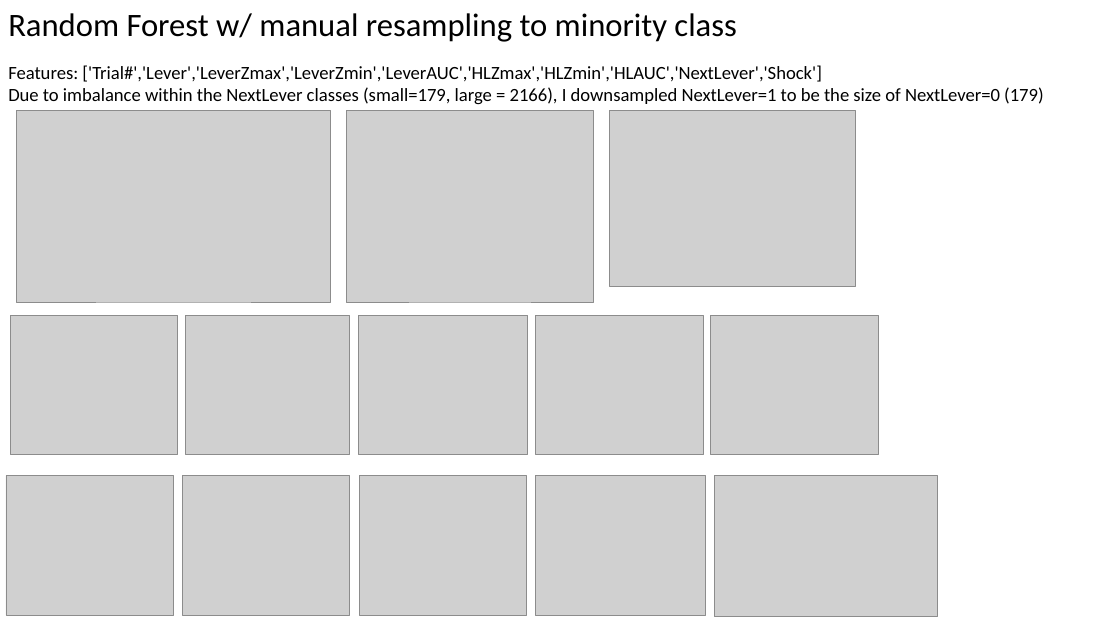
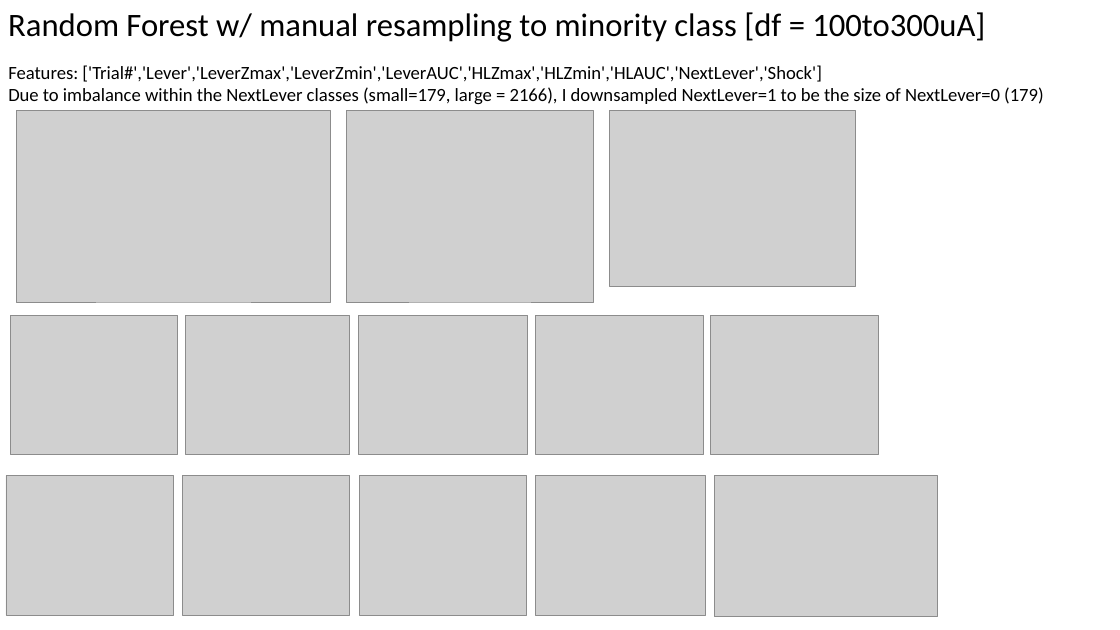
Before and after one commit to wonnpyon/ML-For-Beginners, a slide deck: slide 6 of PhotometryML.pptx (slide 4 before the commit). Drawn at 1120x630 pixels with LibreOffice and Linux fonts; fonts in the diff are those of the drawing; grey boxes stand for pictures. Boxes give left, top, right and bottom in pixels: in the first picture for what was removed or moved away, otherwise in the second. Text is boxed around its words. In the diff, an @@ line names an element or a change of style, - is before the commit and + after.

```diff
--- a/PhotometryML.pptx
+++ b/PhotometryML.pptx
@@ text at box(8, 12, 985, 42): text changed @@
-Random Forest w/ manual resampling to minority class
+Random Forest w/ manual resampling to minority class [df = 100to300uA]
```
Also in this commit, not shown: 4 other slides changed, 3 slides added, 4 other files.
